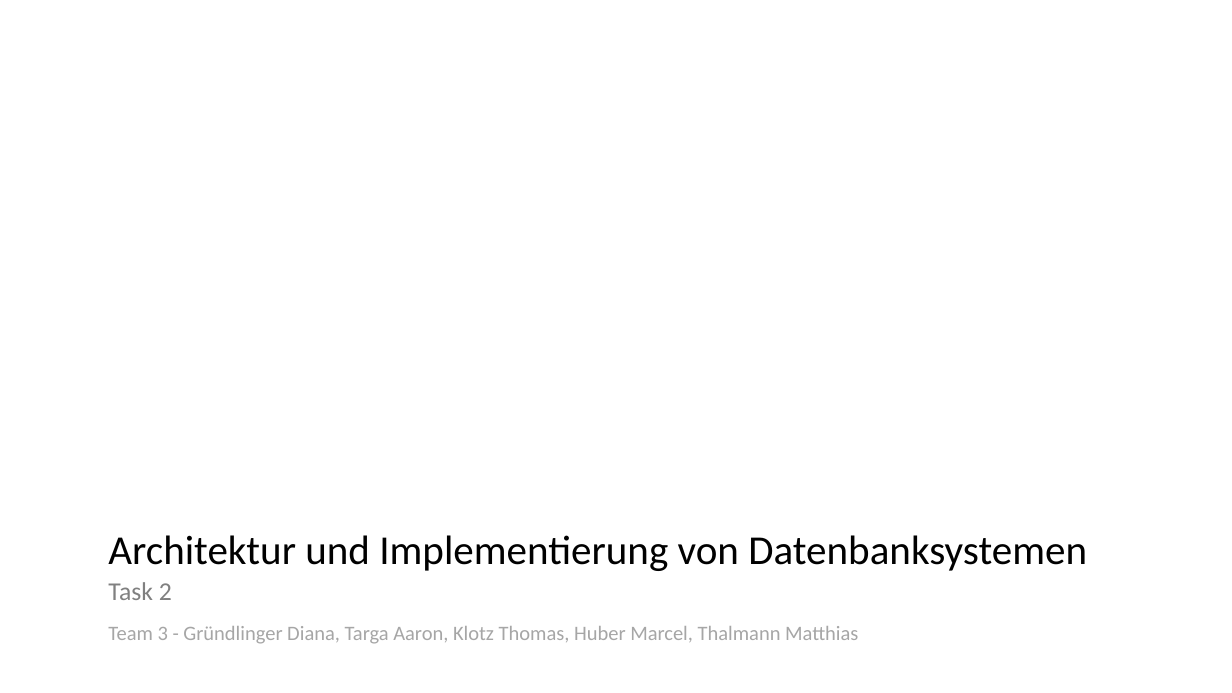
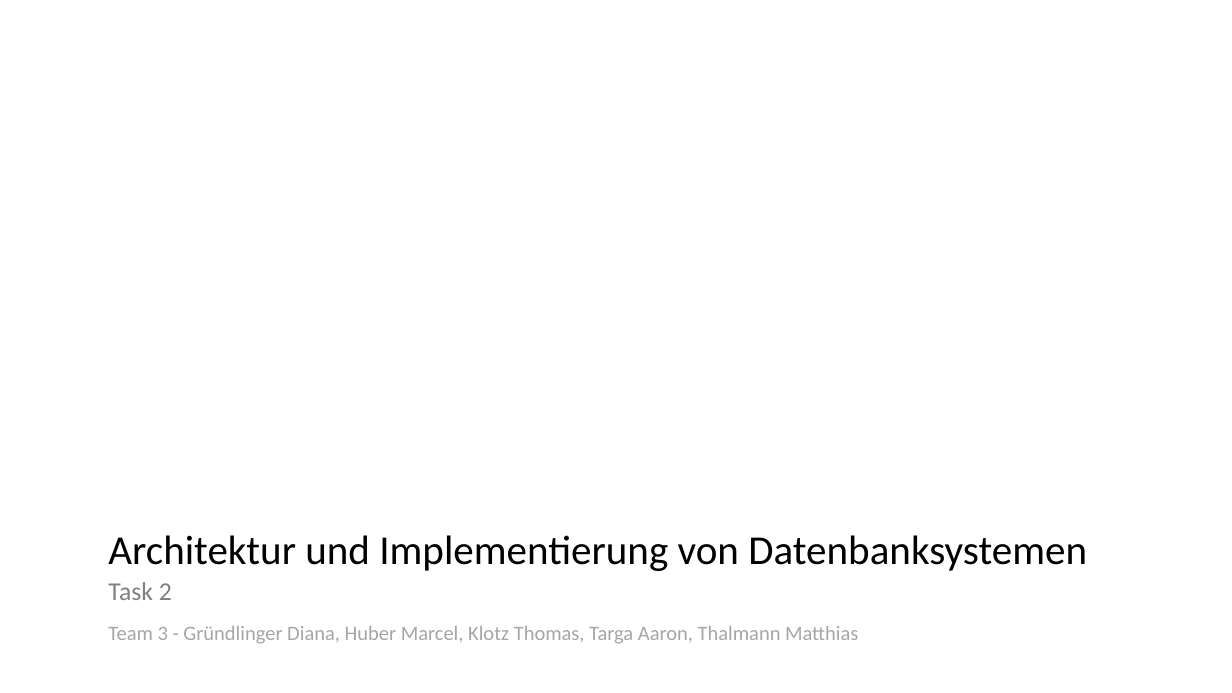
Before and after one commit to Hegl1/archimpl, a slide deck: slide 1 of tasks/task2/task2_presentation.pptx. Drawn at 1232x693 pixels with LibreOffice and Linux fonts; fonts in the diff are those of the drawing; background and template pictures are left out. Boxes give left, top, right and bottom in pixels: in the first picture for what was removed or moved away, otherwise in the second. Text is boxed around its words. In the diff, an @@ line names an element or a change of style, - is before the commit and + after.

```diff
--- a/tasks/task2/task2_presentation.pptx
+++ b/tasks/task2/task2_presentation.pptx
@@ text at [108,626,858,644]: text changed @@
-Team 3 - Gründlinger Diana, Targa Aaron, Klotz Thomas, Huber Marcel, Thalmann Matthias
+Team 3 - Gründlinger Diana, Huber Marcel, Klotz Thomas, Targa Aaron, Thalmann Matthias
```
Also in this commit, not shown: 7 other slides changed, 1 other file.
